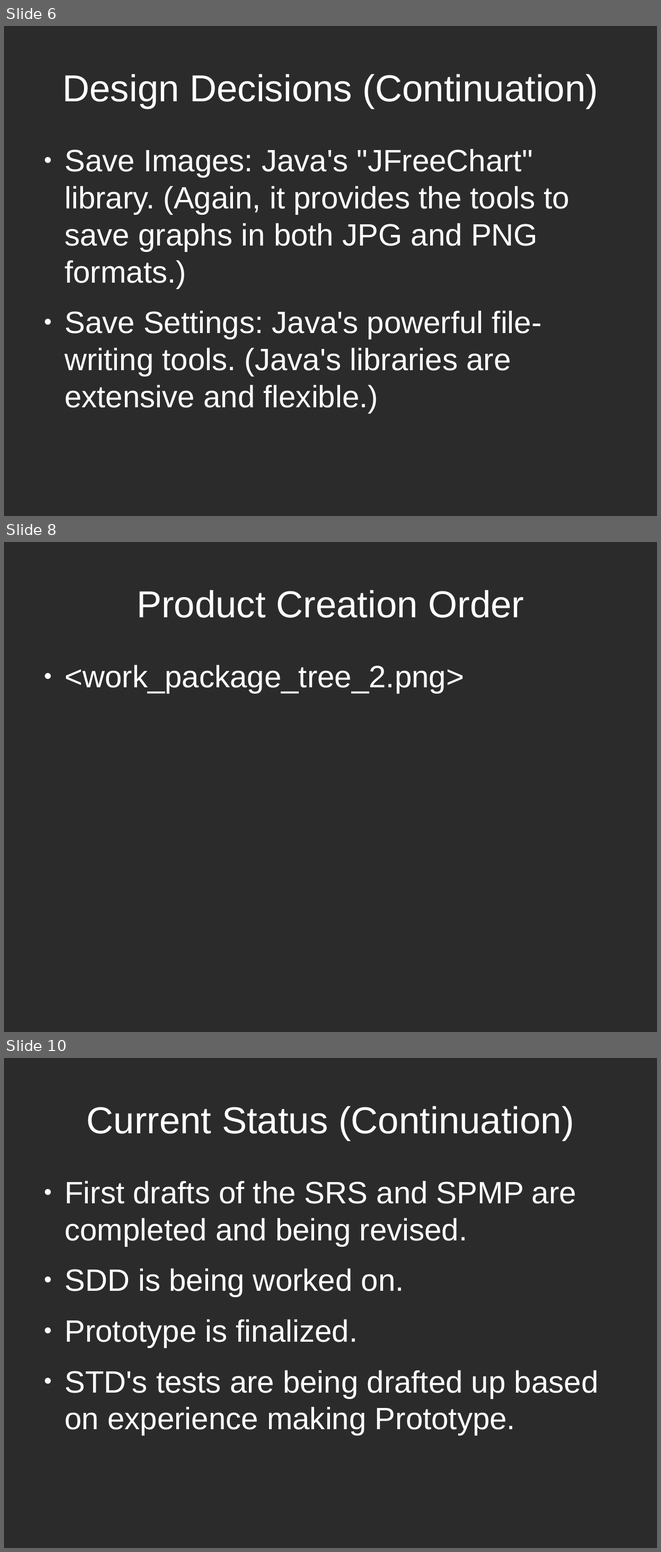
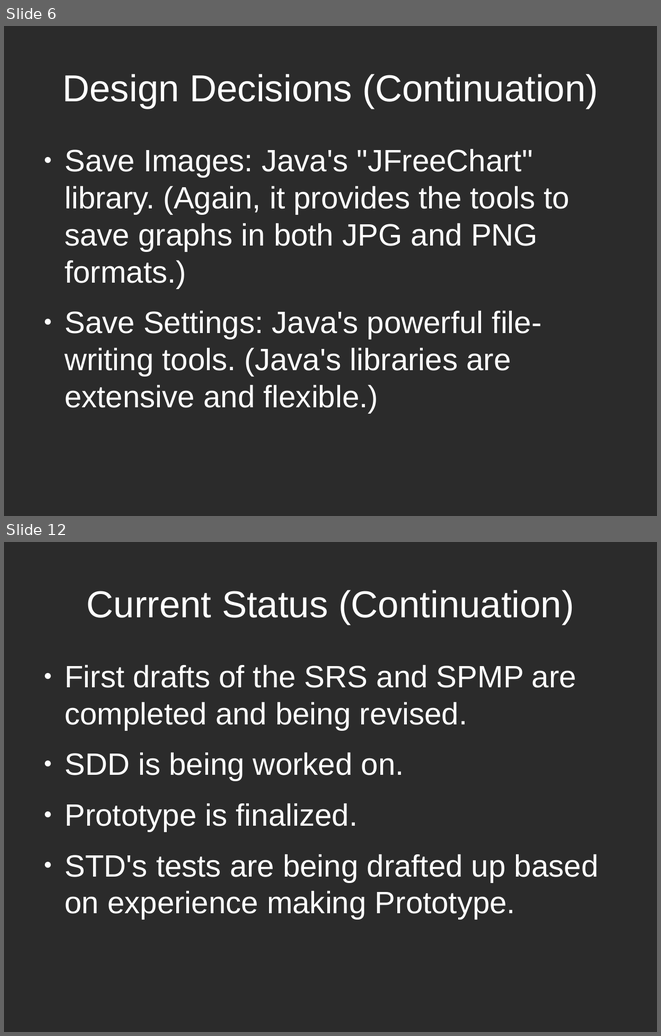
Before and after one commit to plasmavisgroup/PlasmaGraph, a slide deck: specs/Presentaciones/Presentacion de Mitad/Mid-Project Presentation.odp. Shown one above the other, each under a label of ours: slides 6, 8 and 10 before the commit, slides 6 and 12 after it; the slides between them are not shown. The pictures are 661x1552 and 661x1036 pixels, drawn with LibreOffice and Linux fonts; fonts in the diff are those of the drawing; background and template pictures are left out; a plain dark background stands for a picture behind light text. Boxes give left, top, right and bottom in pixels: in the first picture for what was removed or moved away, otherwise in the second. Text is boxed around its words. In the diff, an @@ line names an element or a change of style, - is before the commit and + after.

```diff
--- a/specs/Presentaciones/Presentacion de Mitad/Mid-Project Presentation.odp
+++ b/specs/Presentaciones/Presentacion de Mitad/Mid-Project Presentation.odp
@@ slide 8 removed at (4,542,657,1032), background picture (left out) @@
@@ title removed at (136,590,524,618) @@
-Product Creation Order
@@ text removed at (64,665,464,693) @@
-● <work_package_tree_2.png>
@@ what was slide 10 is now slide 12 @@
```
Also in this commit, not shown: 3 slides changed, 4 slides added, 1 other slide removed, 17 other files.
